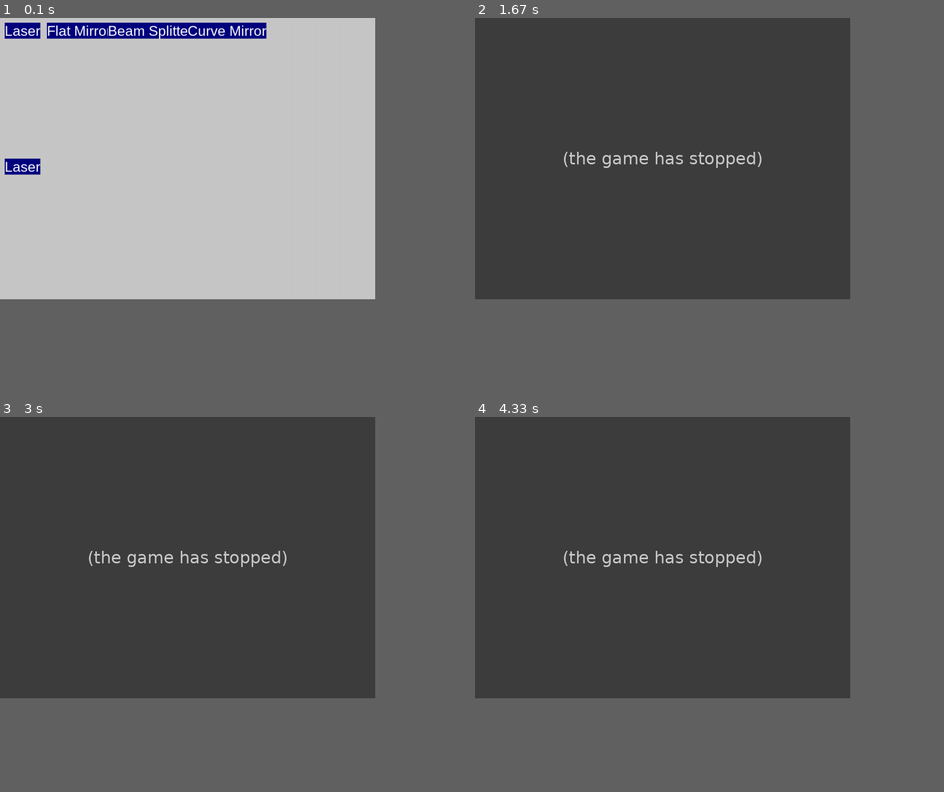
Above: before the commit, frames 1-4 (two rows, left to right).
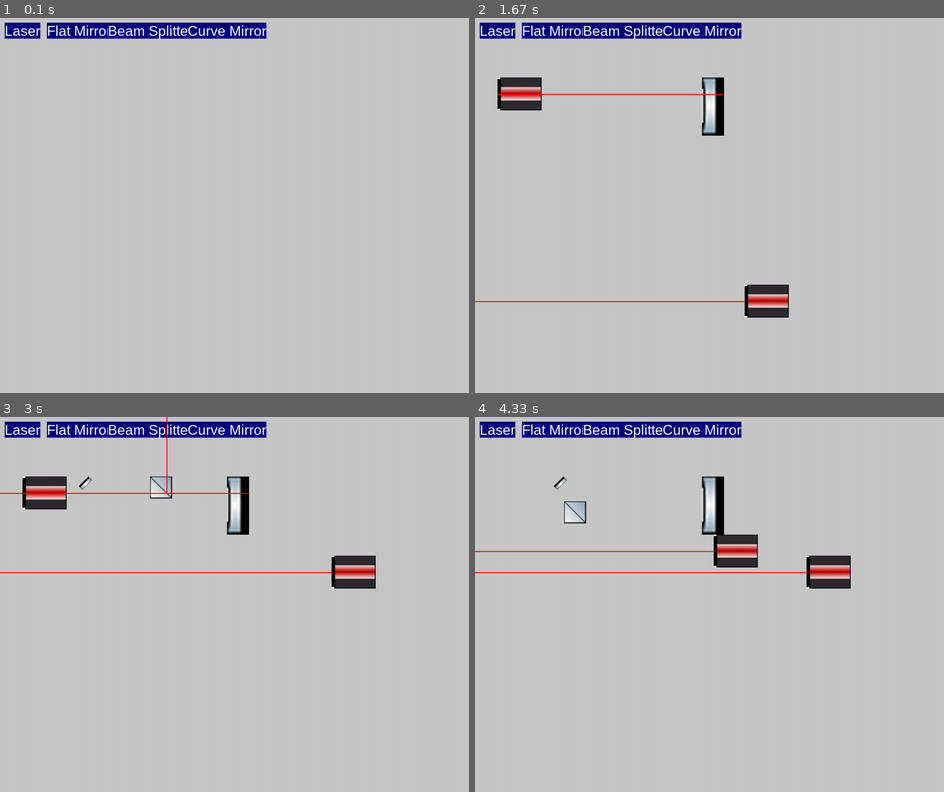
Above: after the commit, the same moments.

Repository: SamuelGaudout/Projet_M2_Lumi
Game: pygame game, started from screen.py
Two runs of this game, one before a commit and one after it. Both use one fixed random seed, a clock stepped at 60 frames per second and the inputs below.
Inputs (mouse positions are in pixels of both pictures, inside the frame that each line leads up to):
- Up to frame 1 (0.1 s): no input
- Up to frame 2 (1.67 s): press the mouse at (498, 29) at 0.37 s; move the mouse to (611, 171) at 0.47 s; release the mouse at (723, 318) at 0.6 s; press the mouse at (512, 100) at 0.7 s; move the mouse to (629, 190) at 0.8 s; release the mouse at (742, 284) at 0.93 s; press the mouse at (700, 29) at 1.03 s; move the mouse to (742, 93) at 1.13 s; release the mouse at (784, 153) at 1.27 s; press the mouse at (498, 29) at 1.37 s; move the mouse to (582, 55) at 1.47 s; release the mouse at (671, 85) at 1.6 s
- Up to frame 3 (3 s): press the mouse at (79, 428) at 1.7 s; move the mouse to (84, 454) at 1.8 s; release the mouse at (93, 477) at 1.93 s; press the mouse at (286, 705) at 2.53 s; move the mouse to (309, 630) at 2.63 s; release the mouse at (332, 555) at 2.77 s; press the mouse at (150, 428) at 2.87 s; move the mouse to (173, 533) at 2.97 s
- Up to frame 4 (4.33 s): release the mouse at (667, 642) at 3.1 s; press the mouse at (512, 499) at 3.2 s; move the mouse to (615, 514) at 3.3 s; release the mouse at (714, 533) at 3.43 s; press the mouse at (634, 488) at 4.03 s; move the mouse to (601, 495) at 4.13 s; release the mouse at (564, 499) at 4.27 s
In our replay, the window is 720x540 before the commit and 900x720 after it. These sizes can differ from the game's own. Grey fills any space a smaller window leaves; there, only what the larger window draws over its background counts as a difference.

The runs differ from the first frame. In frame 1, 0.3% of the frame differs, in the area x 1-9%, y 37-42%; in frame 2, 60%, in the area x 0-80%, y 0-80%; in frame 3, 59%; in frame 4, 59%.
Error before the commit: TypeError: Curve_mirror.action_beam() takes 3 positional arguments but 4 were given (Objects...; the game stopped at 1.37 s (later frames are placeholders)

Commit message:
mise a jour photo + beam flat mirror

Diff:
--- a/Objects.py
+++ b/Objects.py
@@ -67,6 +67,7 @@
         start_pos=end_pos
         object.action_beam(end_pos[0],end_pos[1])
 
+
     def beam_lines_laser(self,color):
         "Draw the beam lines"
         if color=='red':
@@ -77,13 +78,16 @@
         if len(self.laser_list) !=0:
             for l in self.laser_list:
                 start_pos=(l.position()[0],l.position()[1]+l.size[0]/2)
-                for o in self.object_list:
-                    if o.type!=TYPE_LASER:
-                        if o.position()[1]<l.position()[1]+l.size[0]/2<o.position()[1]+o.size[0]:
-                            end_pos=(o.position()[0]+l.size[1]/2,l.position()[1]+l.size[0]/2)
+                for i in range(len(self.object_list)):
+                    if self.object_list[i].type!=TYPE_LASER:
+                        if self.object_list[i].position()[1]<l.position()[1]+l.size[0]/2<self.object_list[i].position()[1]+self.object_list[i].size[0]:
+                            end_pos=(self.object_list[i].position()[0]+l.size[1]/2,l.position()[1]+l.size[0]/2)
                             pygame.draw.line(self.screen, color, start_pos, end_pos, 2)
+                            self.object_list[i].action_beam(beamxIn=end_pos[0],beamyIn=end_pos[1],color=color)
                             start_pos=end_pos
-                            o.action_beam(end_pos[0],end_pos[1],color)
+                            for j in range(i+1,len(self.object_list)):
+                                if self.object_list[i].type!=TYPE_LASER:
+                                    pass
 
                         else :
                             end_pos=(l.position()[0]-1000,l.position()[1]+l.size[0]/2)
@@ -108,11 +112,21 @@
     "Mirror object"
     def __init__(self,scr, pos=(0,0), current=0):
         Object.__init__(self,scr,pos, current)
-        self.pathIm="\Photos_Materiel\lat_mirror.jpg"
+        self.pathIm="\Photos_Materiel\lat_mirror7.jpg"
         self.load_image(self.pathIm)
         self.type=TYPE_FLAT_MIRROR
 
-    def action_beam(self,beamxIn,beamyIn):
+    def action_beam(self,beamxIn,beamyIn,BeamRend=800,color=(250,0,0)):
+        "reflect the beam"
+        start_pos1=(beamxIn,beamyIn) #star of the beam (to the mirror inside the image)
+        start_pos2=(beamxIn-(beamyIn-self.position()[1])-12,beamyIn) #start position of the reflected beam
+        end_pos1=(beamxIn-(beamyIn-self.position()[1])-12,beamyIn) #end position of the beam (to the mirror inside the image)
+        end_pos2=(beamxIn-(beamyIn-self.position()[1])-12,BeamRend) #end position of the reflected beam
+        pygame.draw.line(self.screen, color, start_pos1,end_pos1 , 2)
+        pygame.draw.line(self.screen, color, start_pos2,end_pos2 , 2)
+
+
+
         pass
 
 class Curve_mirror(Object):
@@ -122,7 +136,7 @@
         self.pathIm="\Photos_Materiel\curve_mirror.jpg"
         self.load_image(self.pathIm)
         self.type=TYPE_CURVE_MIRROR
-    def action_beam(self,beamxIn,beamyIn):
+    def action_beam(self,beamxIn,beamyIn,color=(250,0,0)):
         pass
 
 class Beam_splitter(Object):
@@ -133,14 +147,11 @@
         self.load_image(self.pathIm)
         self.type=TYPE_BEAM_SPLITTER
 
-    def action_beam(self,beamxIn,beamyIn, color=(250,0,0)):
+    def action_beam(self,beamxIn,beamyIn,BeamTRend=0,BeamRend=0, color=(250,0,0)):
         "Split the beam in two"
-
         start_pos1=(beamxIn,beamyIn) #start position of the transmitted beam
-        #start_pos2=(self.position()[0]+self.size[1]/2,self.position()[1]) #start position of the reflected beam
         start_pos2=(beamxIn+(self.define_size()[1]/self.define_size()[0])*(beamyIn-self.position()[1]-self.define_size()[0]),beamyIn) #start position of the reflected beam
-        end_pos1=(0,beamyIn)
-        #end_pos2=(self.position()[0]+self.size[1]/2,0)
-        end_pos2=(beamxIn+(self.define_size()[1]/self.define_size()[0])*(beamyIn-self.position()[1]-self.define_size()[0]),0)
+        end_pos1=(BeamTRend,beamyIn) #end position of the transmitted beam
+        end_pos2=(beamxIn+(self.define_size()[1]/self.define_size()[0])*(beamyIn-self.position()[1]-self.define_size()[0]),BeamRend) #end position of the reflected beam
         pygame.draw.line(self.screen, color, start_pos1,end_pos1 , 2)
         pygame.draw.line(self.screen, color, start_pos2,end_pos2 , 2)
--- a/screen.py
+++ b/screen.py
@@ -4,7 +4,7 @@
 
 
 #création de l'interface graphique avec pygame
-(width, height) = (800, 600)
+(width, height) = (1000, 800)
 screen = pygame.display.set_mode((width, height))
 pygame.display.set_caption('Optics Elements')
 background_colour = (200,200,200,0)
@@ -18,7 +18,6 @@
 
 
 list_buttons=[Buttons.Button("Laser",(10, 10),font=30,scrn=screen,bg="navy",feedback="You clicked me",object=Objects.Laser(screen),object_list=optical_elements),
-Buttons.Button("Laser",(10, 300),font=30,scrn=screen,bg="navy",feedback="You clicked me",object=Objects.Laser(screen),object_list=optical_elements),
 Buttons.Button("Flat Mirror",(100, 10),font=30,scrn=screen,bg="navy",feedback="You clicked me",object=Objects.Flat_mirror(screen),object_list=optical_elements),
 Buttons.Button("Beam Splitter",(230, 10),font=30,scrn=screen,bg="navy",feedback="You clicked me",object=Objects.Beam_splitter(screen),object_list=optical_elements),
 Buttons.Button("Curve Mirror",(400, 10),font=30,scrn=screen,bg="navy",feedback="You clicked me",object=Objects.Curve_mirror(screen),object_list=optical_elements)]
@@ -42,7 +41,6 @@
     for b in list_buttons:
         screen.blit(b.surface, b.position())
         list_buttons=[Buttons.Button("Laser",(10, 10),font=30,scrn=screen,bg="navy",feedback="You clicked me",object=Objects.Laser(screen),object_list=optical_elements),
-                Buttons.Button("Laser",(10, 300),font=30,scrn=screen,bg="navy",feedback="You clicked me",object=Objects.Laser(screen),object_list=optical_elements),
                 Buttons.Button("Flat Mirror",(100, 10),font=30,scrn=screen,bg="navy",feedback="You clicked me",object=Objects.Flat_mirror(screen),object_list=optical_elements),
                 Buttons.Button("Beam Splitter",(230, 10),font=30,scrn=screen,bg="navy",feedback="You clicked me",object=Objects.Beam_splitter(screen),object_list=optical_elements),
                 Buttons.Button("Curve Mirror",(400, 10),font=30,scrn=screen,bg="navy",feedback="You clicked me",object=Objects.Curve_mirror(screen),object_list=optical_elements)]
Binary file removed: Photos_Materiel/lat_mirror.jpg
Binary file added: Photos_Materiel/lat_mirror0.jpg
Binary file added: Photos_Materiel/lat_mirror1.jpg
Binary file added: Photos_Materiel/lat_mirror2.jpg
Binary file added: Photos_Materiel/lat_mirror3.jpg
Binary file added: Photos_Materiel/lat_mirror4.jpg
Binary file added: Photos_Materiel/lat_mirror5.jpg
Binary file added: Photos_Materiel/lat_mirror6.jpg
Binary file added: Photos_Materiel/lat_mirror7.jpg
Binary file added: Photos_Materiel/latmittor5.png
